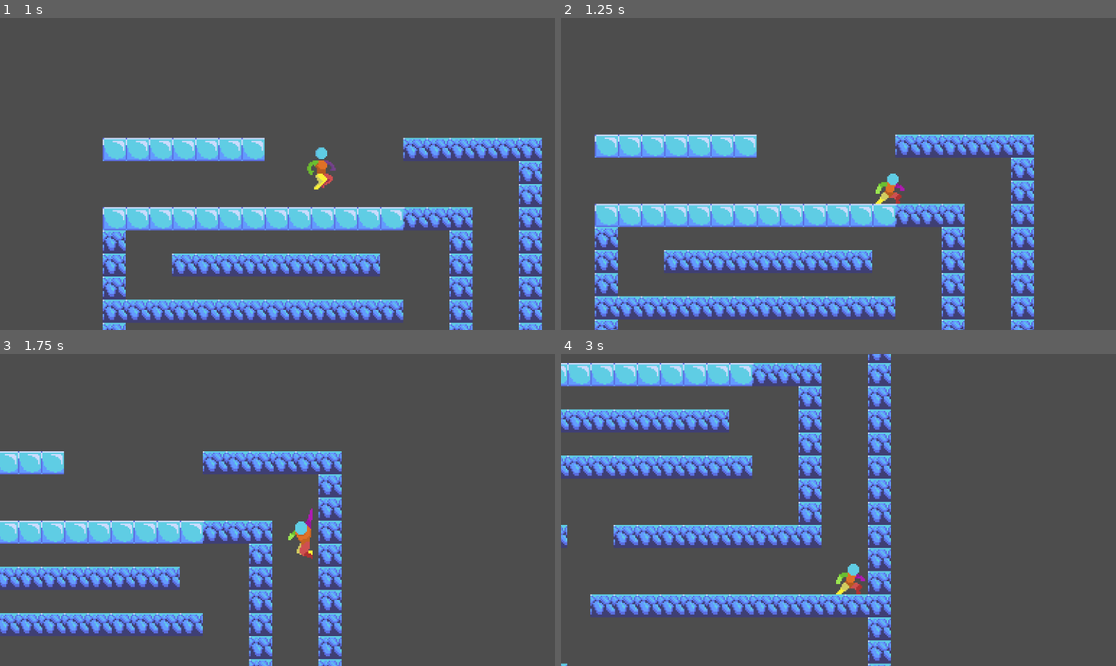
Above: before the commit, frames 1-4 (two rows, left to right).
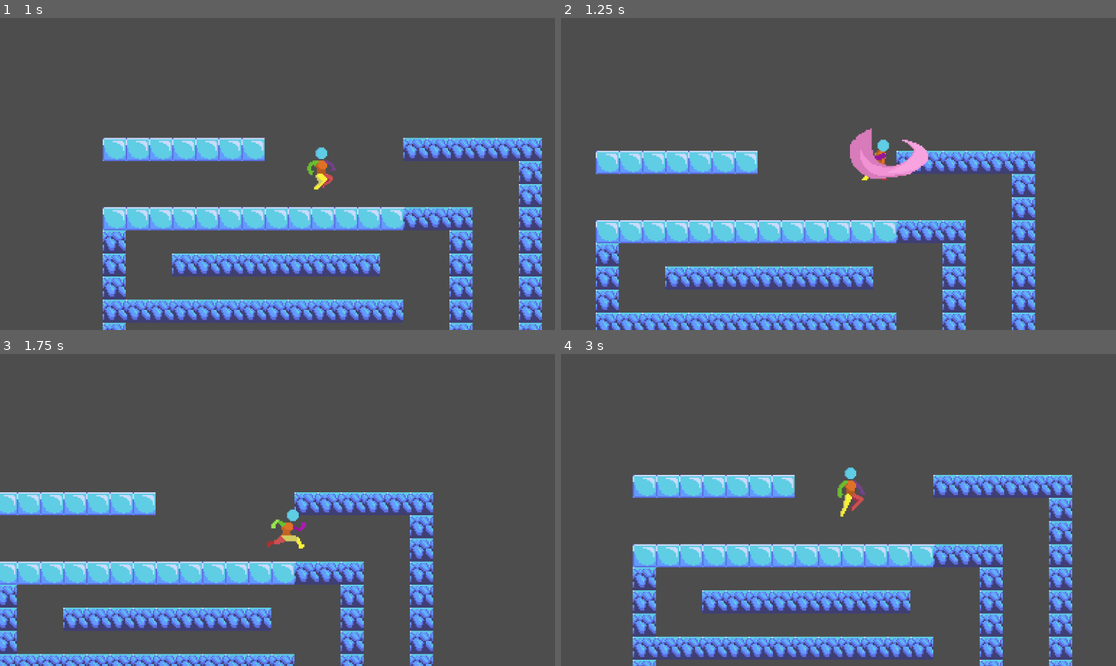
Above: after the commit, the same moments.

Repository: JakeCreatesStuff/Project-Fishtick
Game: Godot game, scene res://levels/test_level.tscn
Two runs of this game, one before a commit and one after it. Both use one fixed random seed, a clock stepped at 60 frames per second and the inputs below.
Inputs:
- Up to frame 1 (1 s): hold D (right) from 0.53 s (still down); tap Space (jump) at 0.6, 0.77 s
- Up to frame 2 (1.25 s): keep holding D (right); tap Space (jump) at 1.07 s
- Up to frame 3 (1.75 s): keep holding D (right); tap Space (jump) at 1.35, 1.52 s
- Up to frame 4 (3 s): tap Space (jump) at 1.82, 2.1, 2.85 s; release D (right) at 2.03 s; hold A (left) 2.03-2.78 s; hold D (right) from 2.78 s (still down)

Frame 1 is identical in both runs. In frame 2, 30% of the frame differs, in the area x 6-86%, y 35-100%; in frame 3, 28%; in frame 4, 37%, in the area x 0-93%, y 0-100%.

Commit message:
added jake

Diff:
--- a/Test movement/characters/player.gd
+++ b/Test movement/characters/player.gd
@@ -1,3 +1,5 @@
+#jake change
+
 extends CharacterBody2D
 signal crouch_signal()
 
--- a/Test movement/characters/player.tscn
+++ b/Test movement/characters/player.tscn
@@ -1,5 +1,6 @@
 [gd_scene load_steps=62 format=3 uid="uid://s0shuc50m6uf"]
 
+[ext_resource type="Script" path="res://characters/player.gd" id="1_h246c"]
 [ext_resource type="Texture2D" uid="uid://d1u4neos6j6at" path="res://art/Asset Packs 1-5/Asset Packs 1-5/Asset Pack-V1/Player Idle/Player Idle 48x48.png" id="1_wmuej"]
 [ext_resource type="Texture2D" uid="uid://0g5sbld5lnpk" path="res://art/Asset Packs 1-5/Asset Packs 1-5/Asset Pack-V1/Player Jump/player new jump 48x48.png" id="2_hwssu"]
 [ext_resource type="Texture2D" uid="uid://b8teb8asnomop" path="res://art/Asset Packs 1-5/Asset Packs 1-5/Asset Pack-V2/Crouch-Idle/Player Crouch-Idle 48x48.png" id="2_k7ivg"]
@@ -10,198 +11,6 @@
 [ext_resource type="Texture2D" uid="uid://cmtin77px4vbl" path="res://art/Asset Packs 1-5/Asset Packs 1-5/Asset Pack-V1/Player Wall Slide/player wall slide 48x48.png" id="8_xrrpa"]
 [ext_resource type="Shape2D" uid="uid://juxewl7jags0" path="res://cshapes/plater_stand_cshape.tres" id="9_720mu"]
 
-[sub_resource type="GDScript" id="GDScript_2coau"]
-script/source = "#TEST AGAIN
-
-extends CharacterBody2D
-signal crouch_signal()
-
-@export var SPEED : float = 200.0
-@export var JUMP_VELOCITY : float = -200.0
-@export var DOUBLE_JUMP_VELOCITY : float = -150.0
-@export var WALL_JUMP_PUSHBACK : float = 100
-@export var wall_slide_gravity : float = 100
-
-@onready var animated_sprite : AnimatedSprite2D = $AnimatedSprite2D
-@onready var cshape = $CollisionShape2D
-@onready var crouch_raycast1 = $CrouchRaycast_1
-@onready var crouch_raycast2 = $CrouchRaycast_2
-@onready var wall_raycast_right = $WallCheck_Right
-@onready var wall_raycast_left = $WallCheck_Left
-
-# Get the gravity from the project settings to be synced with RigidBody nodes.
-var gravity = ProjectSettings.get_setting(\"physics/2d/default_gravity\")
-var HAS_DOUBLE_JUMPED : bool = false
-var HAS_WALL_JUMPED : bool = false
-var animation_locked : bool = false
-var direction : Vector2 = Vector2.ZERO
-var was_in_air : bool = false
-var is_crouching = false
-var stuck_under_object = false
-var is_wall_sliding = false
-var crouch_velocity = 0.5
-
-var crouching_cshape = preload(\"res://cshapes/plater_crouch_cshape.tres\")
-var standing_cshape = preload(\"res://cshapes/plater_stand_cshape.tres\")
-
-func _physics_process(delta):
-	# Add the gravity.
-	if not is_on_floor():
-		velocity.y += gravity * delta
-		was_in_air = true
-	else:
-		HAS_DOUBLE_JUMPED = false
-		HAS_WALL_JUMPED = false
-
-		if was_in_air == true:
-			land()
-
-		was_in_air = false
-
-	if Input.is_action_just_pressed(\"down\"):
-		crouch()
-		crouch_signal.emit()
-	elif Input.is_action_just_released(\"down\"):
-		if overhead_check():
-			stand()
-		else:
-			if stuck_under_object !=true:
-				stuck_under_object = true
-	if stuck_under_object && overhead_check():
-		stand()
-		stuck_under_object = false
-
-	# Handle jump.
-	if Input.is_action_just_pressed(\"jump\"):
-		if is_on_floor():
-			#normal jump
-			jump()
-		elif not HAS_DOUBLE_JUMPED:
-			if is_on_wall_only():
-				wall_jump()
-			#else:
-				#double_jump()
-
-	# Get the input direction and handle the movement/deceleration.
-	# As good practice, you should replace UI actions with custom gameplay actions.
-	direction = Input.get_vector(\"left\", \"right\", \"up\", \"down\")
-	if is_crouching:
-		crouch_velocity = 0.5
-	else:
-		crouch_velocity = 1
-	if HAS_WALL_JUMPED == false:
-		if direction.x > 0:
-			velocity.x = SPEED * crouch_velocity
-		elif direction.x < 0 :
-			velocity.x = SPEED * -crouch_velocity
-		else:
-			velocity.x = move_toward(velocity.x, 0, SPEED)
-
-	wall_slide(delta)
-	move_and_slide()
-	update_animation()
-	update_facing_direction()
-
-func update_animation():
-	if not animation_locked:
-		if direction.x != 0:
-			if is_crouching:
-				animated_sprite.play(\"crouch walk\")
-			else:
-				animated_sprite.play(\"run\")
-		else:
-			if is_crouching:
-				animated_sprite.play(\"crouch\")
-			else:
-				animated_sprite.play(\"idle\")
-
-func update_facing_direction():
-	if direction.x > 0:
-		animated_sprite.flip_h = false
-	elif direction.x < 0:
-		animated_sprite.flip_h = true
-
-func jump():
-	velocity.y = JUMP_VELOCITY
-	animated_sprite.play(\"jump\")
-	animation_locked = true
-
-func double_jump():
-	velocity.y = DOUBLE_JUMP_VELOCITY
-	animated_sprite.play(\"jump double\")
-	#print(\"double jump\")
-	animation_locked = true
-	HAS_DOUBLE_JUMPED = true
-	HAS_WALL_JUMPED = false
-
-func wall_jump():
-	velocity.y = JUMP_VELOCITY
-	if is_wall_sliding && wall_raycast_left.is_colliding():
-		velocity.x = WALL_JUMP_PUSHBACK
-	elif is_wall_sliding && wall_raycast_right.is_colliding():
-		velocity.x = -WALL_JUMP_PUSHBACK
-	#if direction.x < 0:
-		#velocity.x = WALL_JUMP_PUSHBACK
-		#print(\"wall jump left\")
-	#elif direction.x > 0:
-		#velocity.x = WALL_JUMP_PUSHBACK
-	#print(\"wall jump\")
-	animated_sprite.play(\"jump\")
-	animation_locked = true
-	HAS_WALL_JUMPED = true
-
-func wall_slide(delta):
-	if is_on_wall_only():
-		if direction.x > 0 or direction.x < 0:
-			is_wall_sliding = true
-			print(\"wall slide\")
-			animated_sprite.play(\"wall slide\")
-			animation_locked = true
-		else:
-			is_wall_sliding = false
-			animated_sprite.play(\"jump\")
-			animation_locked = true
-	else:
-		is_wall_sliding = false
-	if is_wall_sliding:
-		velocity.y += (wall_slide_gravity * delta)
-		velocity.y = min(velocity.y, wall_slide_gravity)
-
-func land():
-	animated_sprite.play(\"jump end\")
-	animation_locked = true
-
-func crouch():
-	if is_crouching:
-		return
-	is_crouching = true
-	cshape.shape = crouching_cshape
-	cshape.position.y = 9
-
-func stand():
-	if is_crouching == false:
-		return
-	is_crouching = false
-	cshape.shape = standing_cshape
-	cshape.position.y = 2
-
-func overhead_check() -> bool:
-	var result = !crouch_raycast1.is_colliding() && !crouch_raycast2.is_colliding()
-	return result
-
-func _on_animated_sprite_2d_animation_finished():
-	if([\"jump end\", \"jump\", \"jump double\"].has(animated_sprite.animation)):
-		animation_locked = false
-
-func _input(event):
-	if event.is_action_pressed(\"test\"):
-		velocity.x = 100
-		move_and_slide()
-
-func _on_crouch_signal():
-	pass # Replace with function body.
-"
-
 [sub_resource type="AtlasTexture" id="AtlasTexture_um3vy"]
 atlas = ExtResource("2_k7ivg")
 region = Rect2(0, 0, 48, 48)
@@ -610,7 +419,7 @@
 }]
 
 [node name="player" type="CharacterBody2D"]
-script = SubResource("GDScript_2coau")
+script = ExtResource("1_h246c")
 
 [node name="AnimatedSprite2D" type="AnimatedSprite2D" parent="."]
 sprite_frames = SubResource("SpriteFrames_idbdt")
